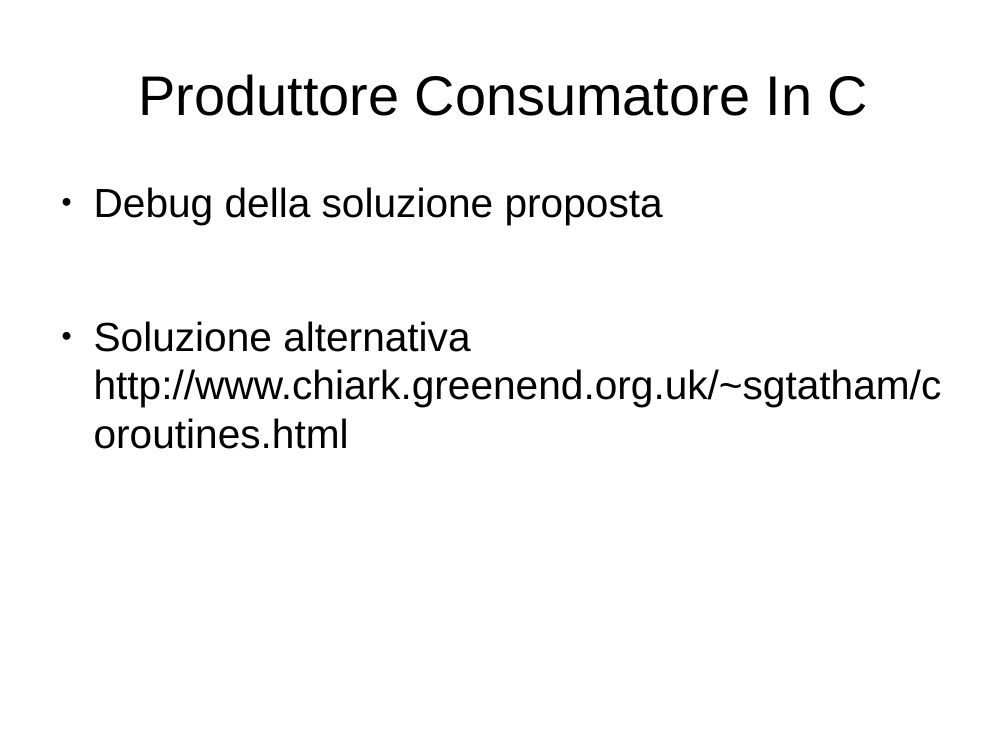
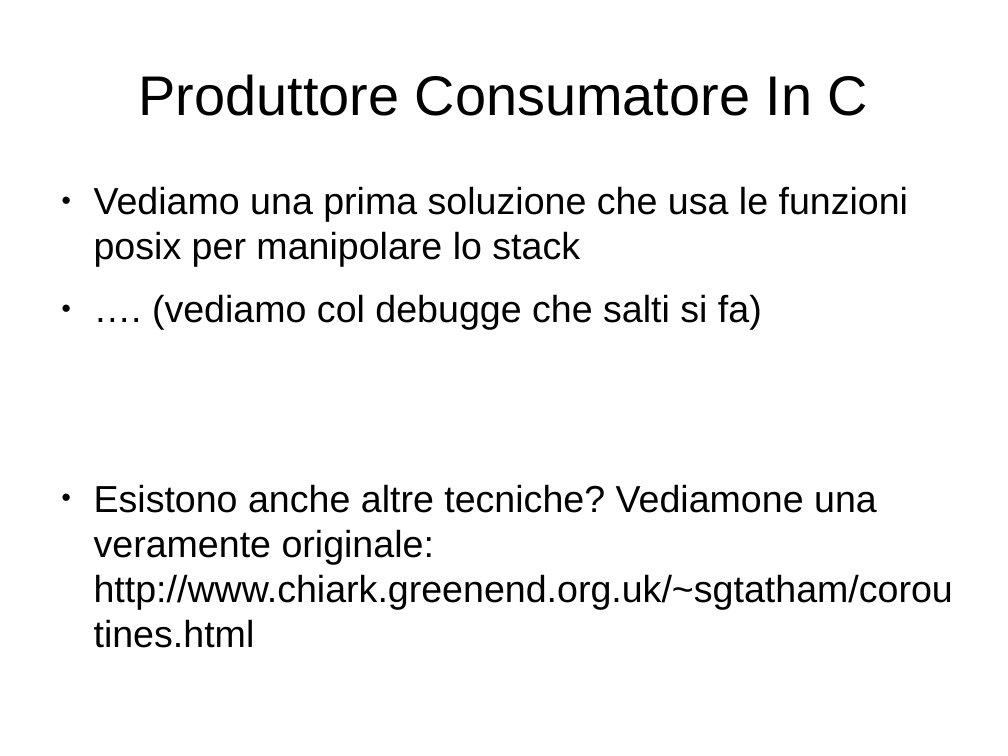
Before and after one commit to mdionisio/workshop_coroutine, a slide deck: slide 11 of presentazione.odp. Drawn at 1008x756 pixels with LibreOffice and Linux fonts; fonts in the diff are those of the drawing. Boxes give left, top, right and bottom in pixels: in the first picture for what was removed or moved away, otherwise in the second. Text is boxed around its words. In the diff, an @@ line names an element or a change of style, - is before the commit and + after.

```diff
--- a/presentazione.odp
+++ b/presentazione.odp
@@ text at box(94, 186, 953, 609): text changed; size 32 to 29.6 pt @@
-● Debug della soluzione proposta
-● Soluzione alternativa http://www.chiark.greenend.org.uk/~sgtatham/coroutines.html
+● Vediamo una prima soluzione che usa le funzioni posix per manipolare lo stack
+● …. (vediamo col debugge che salti si fa)
+● Esistono anche altre tecniche? Vediamone una veramente originale: http://www.chiark.greenend.org.uk/~sgtatham/coroutines.html
```
Also in this commit, not shown: 7 other slides changed.
